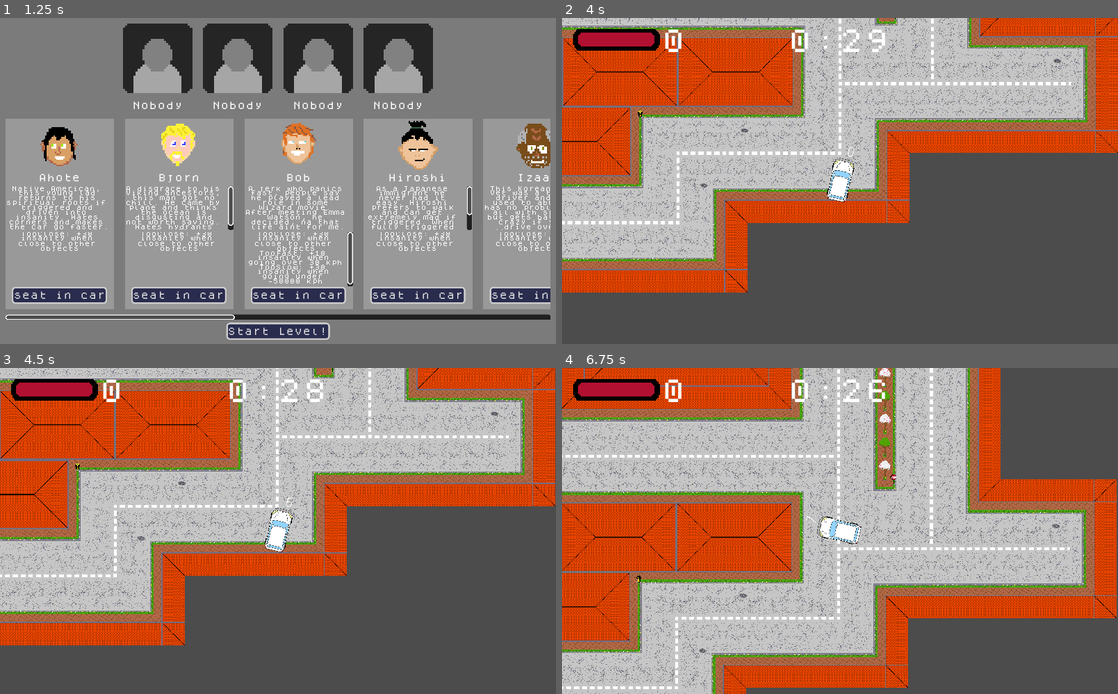
Above: before the commit, frames 1-4 (two rows, left to right).
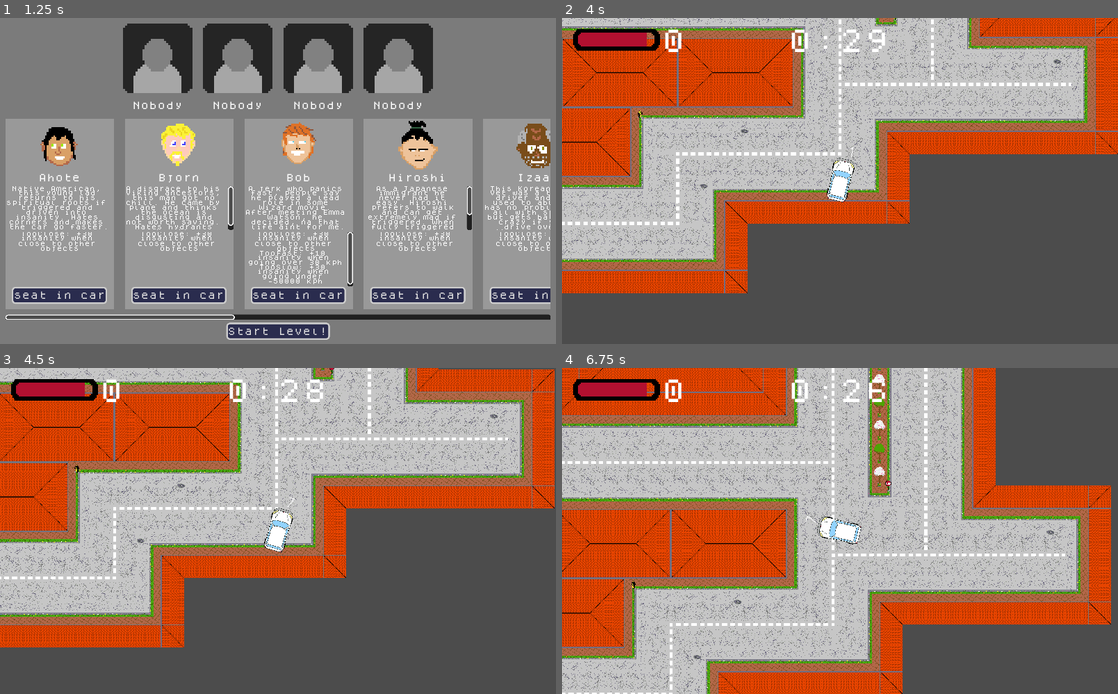
Above: after the commit, the same moments.

Repository: pastra98/DriveMeInsane
Game: Godot game, scene res://main/Main.tscn
The game is run twice, just before and just after one commit, with the same random seed, the same clock (stepped at 60 frames per second) and the same inputs.
Inputs:
- Up to frame 1 (1.25 s): click "Start Level 1" at 0.5 s
- Up to frame 2 (4 s): click "Start Level!" at 1.25 s; tap Enter at 2 s; hold Right (ui_right) 2.03-2.78 s; tap 1 at 2.1 s; tap Space (ui_select) at 2.27, 2.75, 3.02 s; hold Down (ui_down) 2.78-3.53 s; tap 2 at 2.85 s; hold Right (ui_right) from 3.53 s (still down); tap F at 3.6 s
- Up to frame 3 (4.5 s): release Right (ui_right) at 4.28 s; hold Up (ui_up) from 4.28 s (still down); tap 1 at 4.35 s
- Up to frame 4 (6.75 s): tap Space (ui_select) at 4.52, 5.27, 6.02 s; release Up (ui_up) at 5.03 s; hold Left (ui_left) 5.03-6.53 s; tap 2 at 5.1 s; tap F at 5.85 s; hold Down (ui_down) from 6.53 s (still down); tap 1 at 6.6 s

Frame 1 is identical in both runs. In frame 2, 18% of the frame differs, in the area x 0-100%, y 0-85%; in frame 3, 24%; in frame 4, 39%, in the area x 0-100%, y 0-100%.

Commit message:
only add player once the level is started

Diff:
--- a/src/environment/level.gd
+++ b/src/environment/level.gd
@@ -37,10 +37,9 @@
 # ---------- BEFORE GAME STARTS ----------
 
 func prepare_level(unlocked_passengers: Array):
-    # make player instance and add to spawn pos
+    # make player instance - but don't add it to tree yet
     player = load("res://player/Player.tscn").instance()
     player.connect("player_dead", self, "_on_player_dead")
-    $"PlayerPos".add_child(player)
     # make passenger instances and add to container node (AvailablePassengers)
     var passenger_instances = []
     for passenger_name in unlocked_passengers:
@@ -52,17 +51,19 @@
 
 func add_passenger_to_player(passenger_ref: Passenger):
     available_passengers.remove_child(passenger_ref)
-    player.passengers.add_child(passenger_ref)
+    player.get_node("Car/PassengerManager").add_child(passenger_ref)
 
 
 func remove_passenger_from_player(passenger_ref: Passenger, _seat_name: String):
     # TODO: fix this- super hacky, seat name is not needed here but since we only use one signal for gui and level, we do it this way
-    player.passengers.remove_child(passenger_ref)
+    player.get_node("Car/PassengerManager").remove_child(passenger_ref)
     available_passengers.add_child(passenger_ref)
 
 # ----------  GAME STARTS ----------
 
 func start_level(): # probably is going to be triggered by button in picker
+    # add player to tree
+    $"PlayerPos".add_child(player)
     # free unused passengers that are still children of AvailablePassengers
     for passenger in available_passengers.get_children():
         passenger.queue_free()
